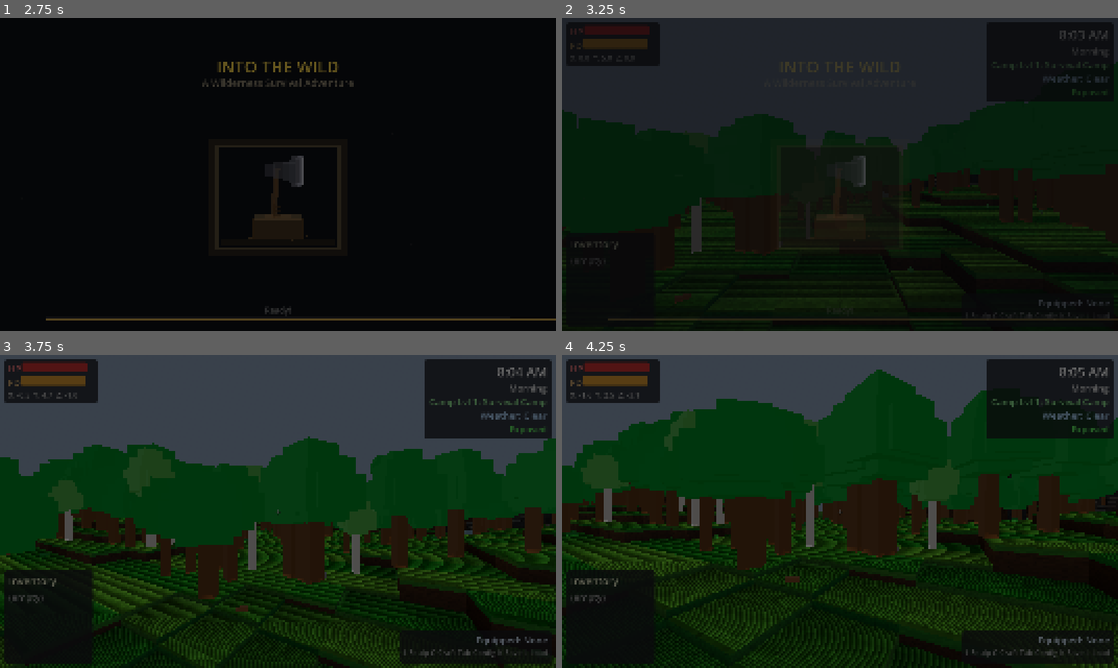
Above: before the commit, frames 1-4 (two rows, left to right).
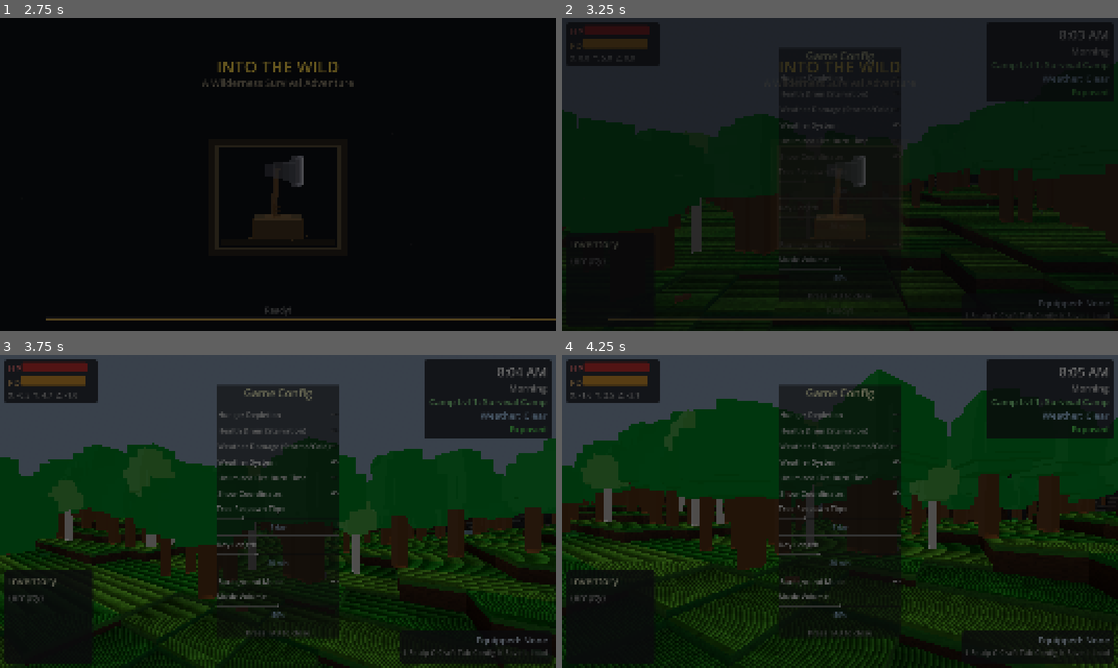
Above: after the commit, the same moments.

Repository: adchamberlain/into-the-wild
Game: Godot game, scene res://scenes/main.tscn
The game is run twice, just before and just after one commit, with the same random seed, the same clock (stepped at 60 frames per second) and the same inputs.
Inputs (mouse positions are in pixels of both pictures, inside the frame that each line leads up to):
- Up to frame 1 (2.75 s): click (278, 77) at 0.5 s, where only the run after the commit has a clickable "Hunger Depletion"; click (278, 93) at 1.25 s, where only the run after the commit has a clickable "Health Drain (Starvation)"; click (278, 108) at 2 s, where only the run after the commit has a clickable "Weather Damage (Storms/Cold)"
- Up to frame 2 (3.25 s): tap Enter at 2.75 s; move the mouse to (867, 174) at 2.77 s; hold W (move_forward) from 2.78 s (still down); hold F (eat) from 2.78 s (still down); click (867, 174) at 2.92 s; tap Space (jump) at 3.02 s
- Up to frame 3 (3.75 s): keep holding W (move_forward); tap Space (jump) at 3.32 s; move the mouse to (250, 511) at 3.52 s; release F (eat) at 3.53 s; tap F (eat) at 3.6 s
- Up to frame 4 (4.25 s): keep holding W (move_forward); tap Space (jump) at 3.77, 4.07 s

Frame 1 is identical in both runs. In frame 2, 0.2% of the frame differs, in the area x 39-61%, y 18-90%; in frame 3, 12%, in the area x 39-61%, y 9-90%; in frame 4, 8.8%.
Error after the commit: Parse Error: Function "_show_save_status()" not found in base self. (res://scripts/ui/config_menu.gd:611)

Commit message:
Fix config menu UI issues and snap torch/lodestone placement to block centers
Config menu: remove duplicate Save/Load buttons (already on main menu),
fix UI Scale not selectable with controller (rebuild focusable controls
after creation), match UI Scale font size to other items (24→32/28px),
show both keyboard and controller close hints at larger font size.

Torch/lodestone placement: snap to terrain cell centers (3.0m grid) and
use ChunkManager.get_height_at() for authoritative block height instead
of physics raycast, which returned incorrect Y at step boundaries causing
objects to clip under terrain.

Co-Authored-By: Claude Opus 4.6 <noreply@anthropic.com>

Diff:
--- a/scenes/ui/config_menu.tscn
+++ b/scenes/ui/config_menu.tscn
@@ -158,35 +158,6 @@
 text = "50%"
 horizontal_alignment = 1
 
-[node name="HSeparator5" type="HSeparator" parent="Panel/VBoxContainer"]
-layout_mode = 2
-
-[node name="SaveLoadContainer" type="HBoxContainer" parent="Panel/VBoxContainer"]
-layout_mode = 2
-theme_override_constants/separation = 20
-
-[node name="SaveButton" type="Button" parent="Panel/VBoxContainer/SaveLoadContainer"]
-layout_mode = 2
-size_flags_horizontal = 3
-theme_override_fonts/font = ExtResource("2_font")
-theme_override_font_sizes/font_size = 28
-text = "Save (K)"
-
-[node name="LoadButton" type="Button" parent="Panel/VBoxContainer/SaveLoadContainer"]
-layout_mode = 2
-size_flags_horizontal = 3
-theme_override_fonts/font = ExtResource("2_font")
-theme_override_font_sizes/font_size = 28
-text = "Load (L)"
-
-[node name="SaveStatusLabel" type="Label" parent="Panel/VBoxContainer"]
-visible = false
-layout_mode = 2
-theme_override_fonts/font = ExtResource("2_font")
-theme_override_font_sizes/font_size = 26
-text = "Status"
-horizontal_alignment = 1
-
 [node name="HSeparator4" type="HSeparator" parent="Panel/VBoxContainer"]
 layout_mode = 2
 
@@ -194,6 +165,6 @@
 layout_mode = 2
 theme_override_colors/font_color = Color(0.6, 0.6, 0.6, 1)
 theme_override_fonts/font = ExtResource("2_font")
-theme_override_font_sizes/font_size = 26
+theme_override_font_sizes/font_size = 32
 text = "Press TAB to close"
 horizontal_alignment = 1
--- a/scripts/campsite/placement_system.gd
+++ b/scripts/campsite/placement_system.gd
@@ -51,6 +51,7 @@
 var camera: Camera3D
 var inventory: Inventory
 var campsite_manager: Node  # Will be set by player
+var chunk_manager: Node  # For authoritative terrain height lookups
 
 
 func _ready() -> void:
@@ -65,6 +66,10 @@
 		camera = parent.get_node_or_null("Camera3D")
 		if parent.has_method("get_inventory"):
 			inventory = parent.get_inventory()
+		# Find ChunkManager for terrain height lookups
+		var main: Node = parent.get_parent()
+		if main:
+			chunk_manager = main.get_node_or_null("ChunkManager")
 		print("[PlacementSystem] Setup complete")
 
 
@@ -182,12 +187,18 @@
 
 	var target_pos: Vector3 = player.global_position + forward * placement_distance
 
-	# Snap to grid
-	target_pos.x = round(target_pos.x / grid_size) * grid_size
-	target_pos.z = round(target_pos.z / grid_size) * grid_size
-
-	# Get terrain height, sink slightly to prevent floating seam
-	target_pos.y = _get_ground_height(target_pos.x, target_pos.z) - 0.04
+	# Snap to terrain cell center to place on block tops, not edges/sides
+	var cell_sz: float = 3.0  # Terrain cell size
+	if chunk_manager and "cell_size" in chunk_manager:
+		cell_sz = chunk_manager.cell_size
+	target_pos.x = (floor(target_pos.x / cell_sz) + 0.5) * cell_sz
+	target_pos.z = (floor(target_pos.z / cell_sz) + 0.5) * cell_sz
+
+	# Use authoritative terrain height from ChunkManager (avoids raycast edge issues at steps)
+	if chunk_manager and chunk_manager.has_method("get_height_at"):
+		target_pos.y = chunk_manager.get_height_at(target_pos.x, target_pos.z) - 0.04
+	else:
+		target_pos.y = _get_ground_height(target_pos.x, target_pos.z) - 0.04
 
 	# Create the torch structure
 	var structure: Node3D = _create_placed_torch()
@@ -243,12 +254,18 @@
 
 	var target_pos: Vector3 = player.global_position + forward * placement_distance
 
-	# Snap to grid
-	target_pos.x = round(target_pos.x / grid_size) * grid_size
-	target_pos.z = round(target_pos.z / grid_size) * grid_size
-
-	# Get terrain height, sink slightly to prevent floating seam
-	target_pos.y = _get_ground_height(target_pos.x, target_pos.z) - 0.04
+	# Snap to terrain cell center to place on block tops, not edges/sides
+	var cell_sz: float = 3.0
+	if chunk_manager and "cell_size" in chunk_manager:
+		cell_sz = chunk_manager.cell_size
+	target_pos.x = (floor(target_pos.x / cell_sz) + 0.5) * cell_sz
+	target_pos.z = (floor(target_pos.z / cell_sz) + 0.5) * cell_sz
+
+	# Use authoritative terrain height from ChunkManager (avoids raycast edge issues at steps)
+	if chunk_manager and chunk_manager.has_method("get_height_at"):
+		target_pos.y = chunk_manager.get_height_at(target_pos.x, target_pos.z) - 0.04
+	else:
+		target_pos.y = _get_ground_height(target_pos.x, target_pos.z) - 0.04
 
 	# Create the lodestone structure
 	var structure: Node3D = _create_lodestone()
--- a/scripts/ui/config_menu.gd
+++ b/scripts/ui/config_menu.gd
@@ -45,9 +45,6 @@
 @onready var day_length_label: Label = $Panel/VBoxContainer/DayLengthContainer/DayLengthValue
 @onready var tree_respawn_slider: HSlider = $Panel/VBoxContainer/TreeRespawnContainer/TreeRespawnSlider
 @onready var tree_respawn_label: Label = $Panel/VBoxContainer/TreeRespawnContainer/TreeRespawnValue
-@onready var save_button: Button = $Panel/VBoxContainer/SaveLoadContainer/SaveButton
-@onready var load_button: Button = $Panel/VBoxContainer/SaveLoadContainer/LoadButton
-@onready var save_status_label: Label = $Panel/VBoxContainer/SaveStatusLabel
 @onready var hint_label: Label = $Panel/VBoxContainer/HintLabel
 @onready var music_toggle: CheckButton = $Panel/VBoxContainer/MusicToggle
 @onready var music_volume_slider: HSlider = $Panel/VBoxContainer/MusicVolumeContainer/MusicVolumeSlider
@@ -165,19 +162,6 @@
 	if music_volume_slider:
 		music_volume_slider.value_changed.connect(_on_music_volume_changed)
 
-	# Connect save/load buttons
-	if save_button:
-		save_button.pressed.connect(_on_save_pressed)
-	if load_button:
-		load_button.pressed.connect(_on_load_pressed)
-
-	# Connect save/load signals for status display
-	if save_load:
-		save_load.game_saved.connect(_on_game_saved)
-		save_load.game_loaded.connect(_on_game_loaded)
-		save_load.save_failed.connect(_on_save_failed)
-		save_load.load_failed.connect(_on_load_failed)
-
 	# Build focusable controls list for controller navigation
 	_build_focusable_controls()
 
@@ -185,7 +169,7 @@
 	_apply_config()
 
 
-## Create the UI Scale slider programmatically and insert it before Save/Load.
+## Create the UI Scale slider programmatically and insert it before the hint label.
 func _create_ui_scale_control() -> void:
 	var game_state: Node = get_node_or_null("/root/GameState")
 	if not game_state or not "ui_scale" in game_state:
@@ -207,7 +191,7 @@
 	var name_label := Label.new()
 	name_label.text = "UI Scale"
 	name_label.add_theme_font_override("font", font)
-	name_label.add_theme_font_size_override("font_size", 24)
+	name_label.add_theme_font_size_override("font_size", 32)
 	name_label.custom_minimum_size.x = 200
 	container.add_child(name_label)
 
@@ -225,13 +209,17 @@
 	ui_scale_label = Label.new()
 	ui_scale_label.text = "%.0f%%" % (game_state.ui_scale * 100)
 	ui_scale_label.add_theme_font_override("font", font)
-	ui_scale_label.add_theme_font_size_override("font_size", 24)
+	ui_scale_label.add_theme_font_size_override("font_size", 28)
 	ui_scale_label.custom_minimum_size.x = 80
 	container.add_child(ui_scale_label)
 
-	# Insert before SaveLoadContainer
-	var save_container: Node = save_button.get_parent()
-	var insert_idx: int = save_container.get_index()
+	# Insert before the hint separator
+	var hint_sep: Node = vbox.get_node_or_null("HSeparator4")
+	var insert_idx: int
+	if hint_sep:
+		insert_idx = hint_sep.get_index()
+	else:
+		insert_idx = vbox.get_child_count()
 	vbox.add_child(sep)
 	vbox.move_child(sep, insert_idx)
 	vbox.add_child(container)
@@ -239,6 +227,9 @@
 
 	# Connect
 	ui_scale_slider.value_changed.connect(_on_ui_scale_changed)
+
+	# Rebuild focusable controls now that ui_scale_slider exists
+	_build_focusable_controls()
 
 
 func _on_ui_scale_changed(value: float) -> void:
@@ -722,30 +713,6 @@
 	_hide_slot_panel()
 
 
-func _on_game_saved(_filepath: String, slot: int) -> void:
-	_show_save_status("Saved to Slot %d!" % slot, Color.GREEN)
-
-
-func _on_game_loaded(_filepath: String, slot: int) -> void:
-	_show_save_status("Loaded Slot %d!" % slot, Color.GREEN)
-
-
-func _on_save_failed(error: String) -> void:
-	_show_save_status("Save Failed: %s" % error, Color.RED)
-
-
-func _on_load_failed(error: String) -> void:
-	_show_save_status("Load Failed: %s" % error, Color.RED)
-
-
-func _show_save_status(message: String, color: Color) -> void:
-	if save_status_label:
-		save_status_label.text = message
-		save_status_label.modulate = color
-		save_status_label.visible = true
-		# Hide after 3 seconds
-		get_tree().create_timer(3.0).timeout.connect(func(): save_status_label.visible = false)
-
 
 # ============================================================================
 # Controller Navigation
@@ -778,10 +745,6 @@
 		focusable_controls.append(music_volume_slider)
 	if ui_scale_slider:
 		focusable_controls.append(ui_scale_slider)
-	if save_button:
-		focusable_controls.append(save_button)
-	if load_button:
-		focusable_controls.append(load_button)
 
 
 ## Navigate through controls with D-pad.
@@ -875,27 +838,14 @@
 		_update_hint_label()
 
 
-## Update hint label and button text based on input device.
+## Update hint label based on input device.
 func _update_hint_label() -> void:
 	var input_mgr: Node = get_node_or_null("/root/InputManager")
 	var using_controller: bool = input_mgr and input_mgr.is_using_controller()
 
-	# Update hint label
+	# Update hint label - always show both keyboard and controller close methods
 	if hint_label:
 		if using_controller:
-			hint_label.text = "↑↓ Navigate  ←→ Adjust  × Select  ○ Close"
+			hint_label.text = "↑↓ Navigate  ←→ Adjust  A Select  B/TAB Close"
 		else:
-			hint_label.text = "Press TAB to close"
-
-	# Update Save/Load button labels
-	if save_button:
-		if using_controller:
-			save_button.text = "Save"
-		else:
-			save_button.text = "Save (K)"
-
-	if load_button:
-		if using_controller:
-			load_button.text = "Load"
-		else:
-			load_button.text = "Load (L)"
+			hint_label.text = "Press TAB or B to close"
